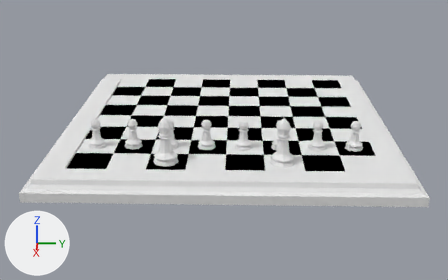
An edit to the Blender file BlenderProjects/LowPolyChessScene/LowPolyChessScene.blend, drawn before and after from the same camera.
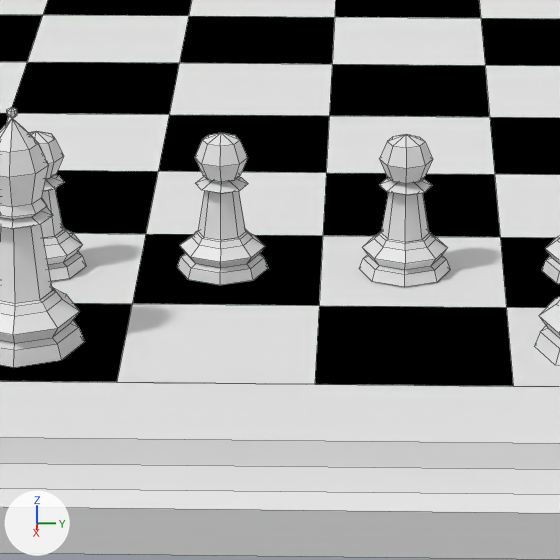
Each version is shown whole from a camera (50 mm lens) standing at (109.0, 2.1, 39.1) and looking at (2.6, -0.5, -3.7), then close up on the part from 36% to 61% of the width and 33% to 73% of the height. The axes (+X, +Y, +Z) are drawn at lower left. The lights are the same throughout. The close-ups show mesh edges as thin lines.

Before the edit, the objects in view are built like this:
```python
me_cube_001 = bpy.data.meshes.new('Cube.001')
me_cube_001.from_pydata(...)  # 144 vertices, 64 faces; spans x -24.0..24.0, y -24.0..24.0, z 0.0
# faces by material slot: [32, 32]
me_cube_001.materials.append(mat_material_001)  # white #e7e7e7
me_cube_001.materials.append(mat_black)  # black #000000
me_sphere_010 = bpy.data.meshes.new('Sphere.010')
me_sphere_010.from_pydata(...)  # 122 vertices, 122 faces; spans x -1.75..1.73, y -1.74..1.74, z -4.48..1.0
me_sphere_011 = bpy.data.meshes.new('Sphere.011')
me_sphere_011.from_pydata(...)  # 122 vertices, 122 faces; spans x -1.75..1.73, y -1.74..1.74, z -4.48..1.0
ob_chessboard = bpy.data.objects.new('ChessBoard', me_cube_001)
ob_chessboard.parent = ob_chess_board
ob_chessboard.matrix_parent_inverse = Matrix(((1.0, 0.0, 0.0, -8.073), (0.0, 1.0, 0.0, -11.6), (0.0, 0.0, 1.0, -19.43), (0.0, 0.0, 0.0, 1.0)))
ob_chessboard.location = (-0.0302, 0.244, 0.0)
ob_white_pawn_003 = bpy.data.objects.new('White Pawn.003', me_sphere_010)
ob_white_pawn_003.parent = ob_white_pawns
ob_white_pawn_003.matrix_parent_inverse = Matrix(((1.0, 0.0, 0.0, 22.69), (0.0, 1.0, 0.0, 13.54), (0.0, 0.0, 1.0, -14.1), (0.0, 0.0, 0.0, 1.0)))
ob_white_pawn_003.location = (15.0, -3.0, 3.923)
ob_white_pawn_003.scale = (0.864, 0.864, 0.864)
ob_white_pawn_004 = bpy.data.objects.new('White Pawn.004', me_sphere_011)
ob_white_pawn_004.parent = ob_white_pawns
ob_white_pawn_004.matrix_parent_inverse = Matrix(((1.0, 0.0, 0.0, 22.69), (0.0, 1.0, 0.0, 13.54), (0.0, 0.0, 1.0, -14.1), (0.0, 0.0, 0.0, 1.0)))
ob_white_pawn_004.location = (15.0, 3.0, 3.923)
ob_white_pawn_004.scale = (0.864, 0.864, 0.864)
# also in view: 'White Pawn.002' at (15.0, -9.0, 2.4); 'Chess Board Surround' at (0.0, 0.0, -1.5); 'Low-Poly Bishop' at (21.0, -9.0, 3.9); 'Low-Poly Bishop.001' at (21.0, 9.0, 3.9)
```
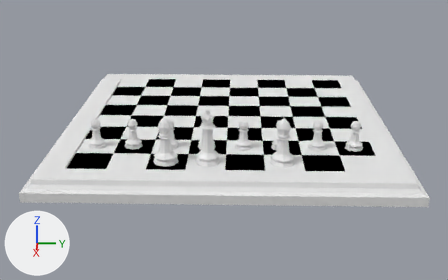
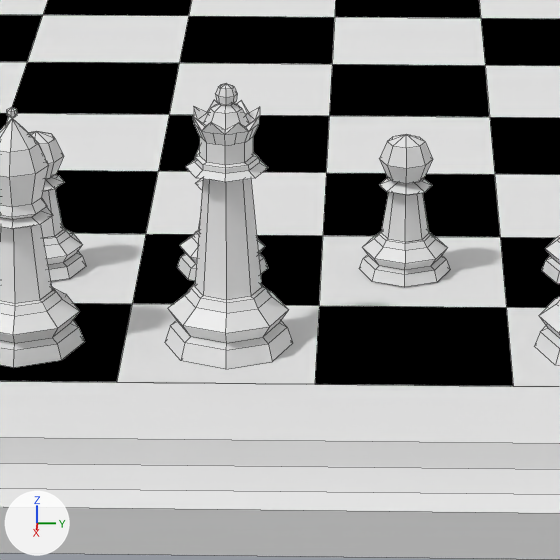
Changed parts and their boxes [x1, y1, x2, y2] in the close-ups (560 x 560 px):
'Low-Poly Queen', added
    after: [165, 84, 293, 369]
'White Pawn.003', unchanged, covered by the edit
    before: [177, 133, 268, 285]
    after: [177, 146, 268, 281]

What changed in the scene script:
```text
Add me_sphere_002:
    me_sphere_002.from_pydata(...)  # 218 vertices, 222 faces; spans x -1.74..1.73, y -1.74..1.73, z -3.26..3.48
Add ob_low_poly_queen:
    ob_low_poly_queen = bpy.data.objects.new('Low-Poly Queen', me_sphere_002)
    ob_low_poly_queen.location = (21.0, -2.5, 4.15)
    ob_low_poly_queen.scale = (1.15, 1.15, 1.27)
```
